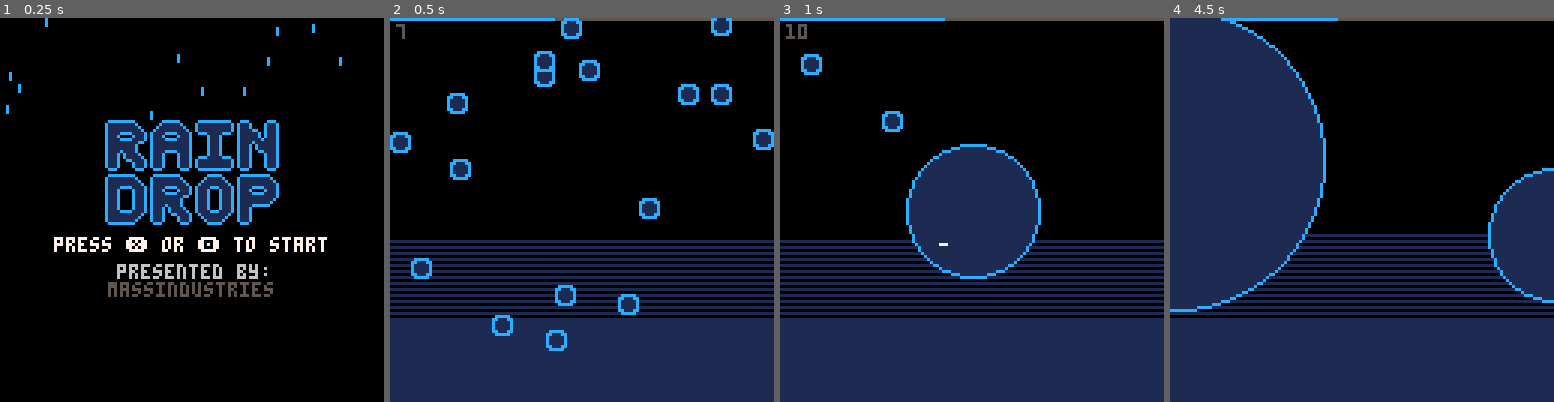
Above: before the commit, frames 1-4 (left to right).
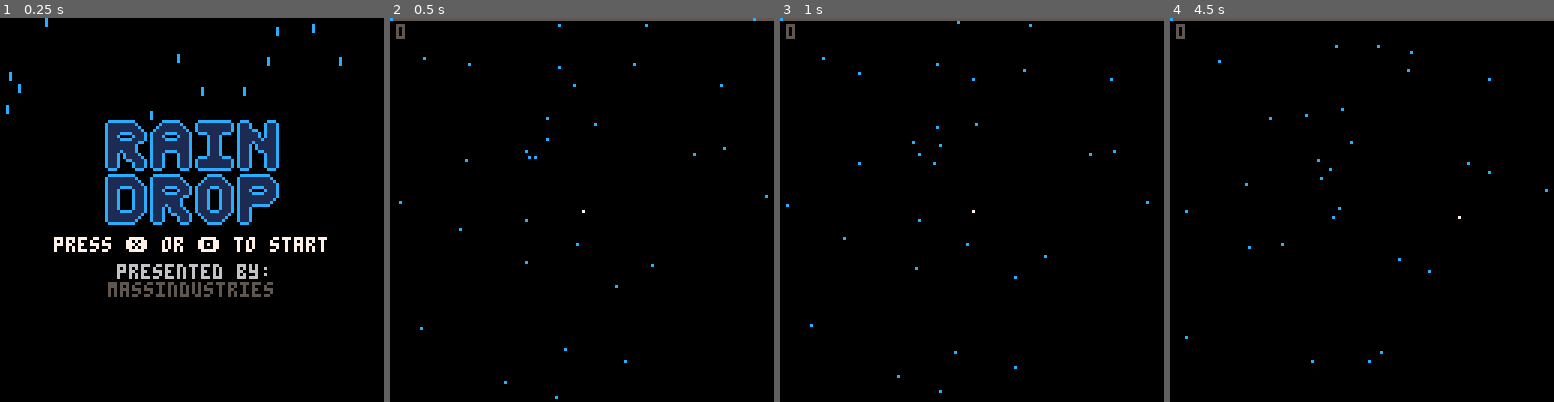
Above: after the commit, the same moments.

Repository: abemassry/rain-drop
Game: PICO-8 cartridge raindrop1.p8
The game is run twice, just before and just after one commit, with the same random seed, the same clock (stepped at 60 frames per second) and the same inputs.
Inputs:
- Up to frame 1 (0.25 s): no input
- Up to frame 2 (0.5 s): tap X (X key) at 0.33 s
- Up to frame 3 (1 s): tap O (Z key) at 0.7 s
- Up to frame 4 (4.5 s): tap X (X key) at 1.07, 1.85, 2.97, 4.08 s; hold Right 1.6-2.1 s; tap O (Z key) every 0.4 s from 1.7 to 4.1 s; hold Up 2.15-2.42 s; hold Right 2.47-3.03 s; hold Left 3.08-3.58 s; hold Down 3.63-3.97 s; hold Right from 4.02 s (still down)

Frame 1 is identical in both runs. In frame 2, 36% of the frame differs, in the area x 0-100%, y 0-100%; in frame 3, 42%; in frame 4, 59%.

Commit message:
got final stage soundtrack, fixed 2nd stage enemy, finalized most of game

Diff:
--- a/raindrop1.p8
+++ b/raindrop1.p8
@@ -22,9 +22,9 @@
 	-- overlay_state 1 main play
 	-- overlay_state 2 pause
 	-- overlay_state 3 end of level
-	level = 3 -- default 1
+	level = 1 -- default 1
 	pause_length = 5
-	negative_altitude = 75 -- default 0
+	negative_altitude = 0 -- default 0
 	-- remember to change weight as well back to 1 in one_up
 	score = 0
 	score_counter = 0
@@ -475,7 +475,7 @@
 		soundtrack=1,
 		direction=1,
 		pos=flr(rnd(4)),
-		weight=100,
+		weight=1,
 		speed=1,
 		radius=1,
 		accel=0,
@@ -887,8 +887,10 @@
 			else
 				self.x -= 1
 			end
-			if one_up.weight > 20 then
+			if one_up.weight > 20 and one_up.weight < 100 then
 				self.y_mult=1
+			elseif one_up.weight >= 100 then
+				self.y_mult=2
 			else
 				self.y_mult=0.5
 			end
@@ -1050,7 +1052,11 @@
 	end
 	print('score: '..flr(score_counter), 40, 50, 7)
 	if transition_timer > 60 then
-		reset_to_next_stage()
+		if level == 3 then
+			roll_credits()
+		else
+			reset_to_next_stage()
+		end
 	end
 end
 
@@ -1108,6 +1114,11 @@
 		add_new_rain(-1)
 	end
 	i=0
+
+end
+
+function roll_credits()
+
 
 end
 
Not shown, changed: the music (__music__) section of raindrop1.p8
Not shown, changed: the sound effects (__sfx__) section of raindrop1.p8
Not shown, changed: todo.txt
